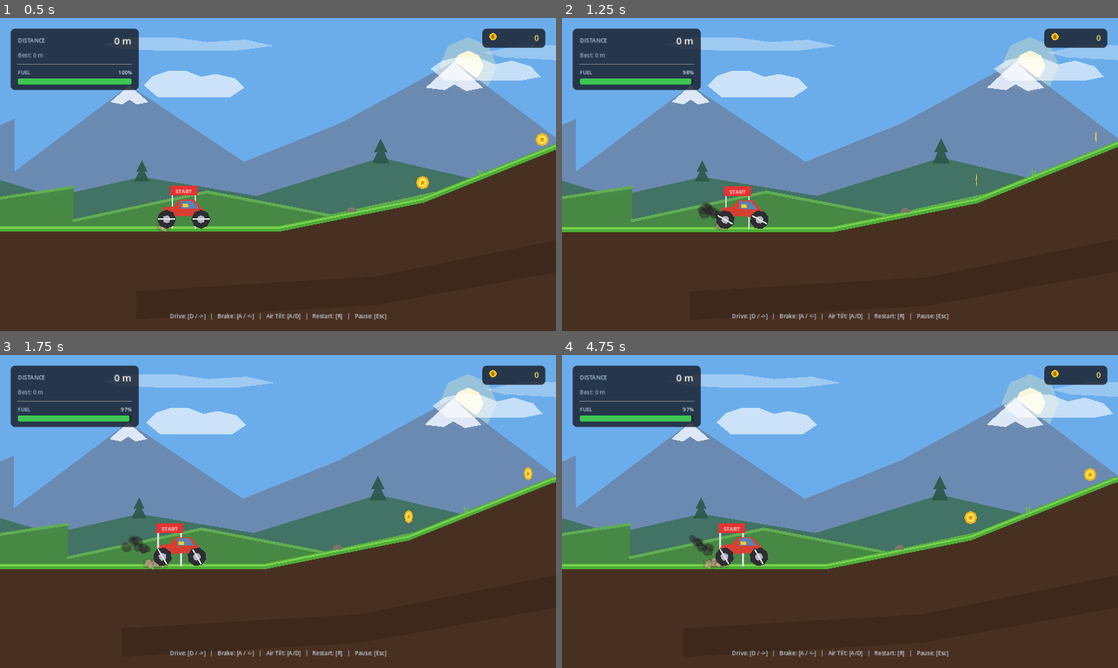
Above: before the commit, frames 1-4 (two rows, left to right).
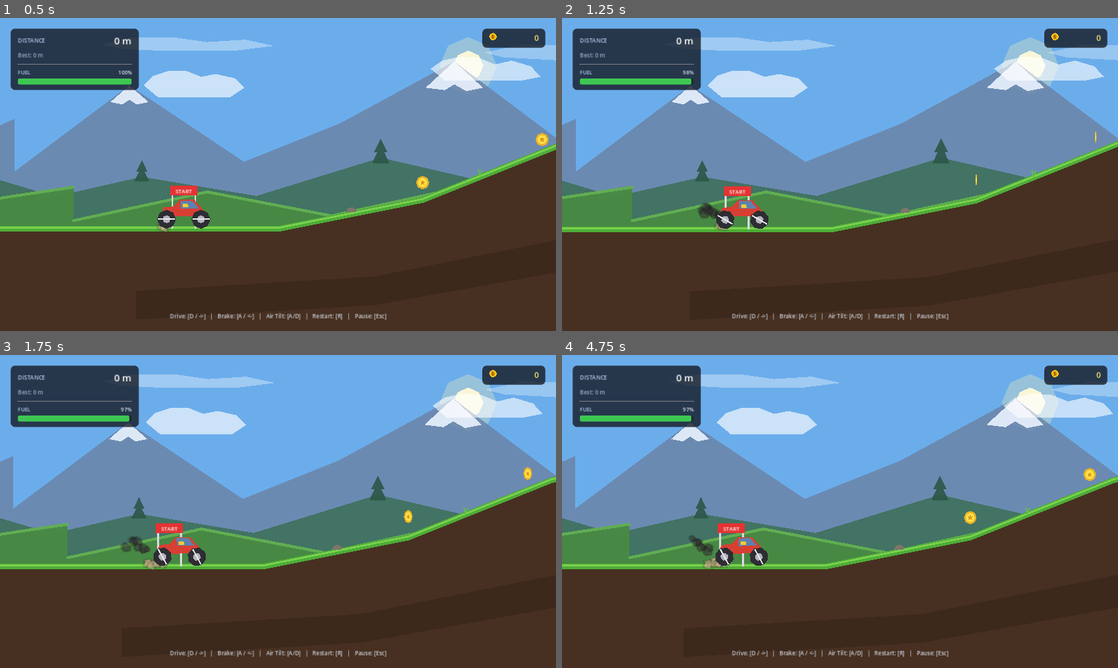
Above: after the commit, the same moments.

Repository: joelrokz2006-ops/hill-climb-2
Game: Godot game, scene res://scenes/main/Main.tscn
Same seed, same stepped clock (60 frames per second), same inputs: the game is played once before the commit and once after it.
Inputs:
- Up to frame 1 (0.5 s): no input
- Up to frame 2 (1.25 s): tap Enter (ui_accept) at 0.5, 0.77 s; hold D from 0.53 s (still down); tap P at 0.6 s
- Up to frame 3 (1.75 s): release D at 1.28 s; hold Left (brake_reverse) from 1.28 s (still down); tap P at 1.35 s; tap Enter (ui_accept) at 1.52 s
- Up to frame 4 (4.75 s): release Left (brake_reverse) at 2.03 s; hold D 2.03-2.75 s; tap P at 2.1, 3.6, 4.35 s; click "RESTART [R]" at 2.75 s; hold Right (accelerate) 3.53-4.28 s; tap Enter (ui_accept) at 3.77, 4.52 s; hold A from 4.28 s (still down)

Frame 1 is identical in both runs. In frame 2, less than 0.1% of the frame differs, in the area x 1-100%, y 16-68%; in frame 3, 0.2%, in the area x 0-100%, y 13-69%; in frame 4, 0.2%.

Commit message:
feat(vehicle): implement vehicle upgrade stats, dynamic engine RPM audio, and air control tuning

Diff:
--- /dev/null
+++ b/scenes/vehicle/MonsterTruck.tscn
@@ -0,0 +1,168 @@
+[gd_scene load_steps=11 format=3 uid="uid://monster_truck_001"]
+
+[ext_resource type="Script" path="res://scripts/vehicle/VehicleController.gd" id="1_controller"]
+[ext_resource type="Texture2D" path="res://assets/vehicles/effects/exhaust_smoke_particle_01.png" id="2_smoke"]
+[ext_resource type="Texture2D" path="res://assets/vehicles/effects/dust_effects/ground_movement_dust/ground_dust_01.png" id="3_dust"]
+[ext_resource type="AudioStream" path="res://assets/audio/sfx/engine/engine_idle_loop.wav" id="4_engine"]
+[ext_resource type="AudioStream" path="res://assets/audio/sfx/vehicle/vehicle_landing_thud.wav" id="5_landing"]
+
+[sub_resource type="PhysicsMaterial" id="PhysicsMaterial_truck_chassis"]
+friction = 0.6
+bounce = 0.08
+
+[sub_resource type="PhysicsMaterial" id="PhysicsMaterial_truck_wheel"]
+friction = 1.85
+bounce = 0.2
+
+[sub_resource type="CircleShape2D" id="CircleShape2D_monster_wheel"]
+radius = 28.0
+
+[sub_resource type="RectangleShape2D" id="RectangleShape2D_truck_chassis"]
+size = Vector2(106, 30)
+
+[sub_resource type="CircleShape2D" id="CircleShape2D_truck_crash"]
+radius = 16.0
+
+[node name="MonsterTruck" type="RigidBody2D"]
+collision_layer = 2
+collision_mask = 1
+mass = 12.0
+physics_material_override = SubResource("PhysicsMaterial_truck_chassis")
+center_of_mass_mode = 1
+center_of_mass = Vector2(0, 14)
+script = ExtResource("1_controller")
+base_motor_torque = 28000.0
+base_brake_torque = 16000.0
+base_wheel_friction = 1.85
+base_suspension_softness = 0.75
+motor_torque = 28000.0
+brake_torque = 16000.0
+air_tilt_torque = 32000.0
+
+[node name="ChassisCollision" type="CollisionShape2D" parent="."]
+position = Vector2(0, -8)
+shape = SubResource("RectangleShape2D_truck_chassis")
+
+[node name="ChassisVisual" type="Polygon2D" parent="."]
+color = Color(0.12, 0.35, 0.75, 1)
+polygon = PackedVector2Array(-54, 8, -48, -14, -28, -16, -10, -32, 28, -32, 46, -12, 56, 2, 52, 10, -50, 10)
+
+[node name="DecalStripe" type="Polygon2D" parent="."]
+color = Color(0.95, 0.45, 0.1, 1)
+polygon = PackedVector2Array(-46, 2, 44, 2, 42, -4, -44, -4)
+
+[node name="CabinVisual" type="Polygon2D" parent="."]
+color = Color(0.15, 0.7, 0.9, 0.75)
+polygon = PackedVector2Array(-8, -30, 24, -30, 38, -12, -8, -12)
+
+[node name="DriverHeadVisual" type="Polygon2D" parent="."]
+color = Color(0.95, 0.8, 0.2, 1)
+polygon = PackedVector2Array(-3, -22, 9, -22, 11, -14, -3, -14)
+
+[node name="ExhaustParticles" type="CPUParticles2D" parent="."]
+position = Vector2(-52, 8)
+emitting = false
+amount = 16
+lifetime = 0.7
+texture = ExtResource("2_smoke")
+direction = Vector2(-1, -0.4)
+spread = 22.0
+gravity = Vector2(0, -60)
+initial_velocity_min = 50.0
+initial_velocity_max = 110.0
+scale_amount_min = 0.05
+scale_amount_max = 0.1
+color = Color(0.8, 0.8, 0.8, 0.7)
+
+[node name="RearDust" type="CPUParticles2D" parent="."]
+position = Vector2(-42, 34)
+emitting = false
+amount = 12
+lifetime = 0.45
+texture = ExtResource("3_dust")
+direction = Vector2(-1, -0.2)
+spread = 30.0
+gravity = Vector2(0, 90)
+initial_velocity_min = 40.0
+initial_velocity_max = 85.0
+scale_amount_min = 0.05
+scale_amount_max = 0.1
+color = Color(0.8, 0.7, 0.55, 0.75)
+
+[node name="EngineAudio" type="AudioStreamPlayer2D" parent="."]
+stream = ExtResource("4_engine")
+volume_db = -4.0
+
+[node name="LandingAudio" type="AudioStreamPlayer2D" parent="."]
+stream = ExtResource("5_landing")
+volume_db = -2.0
+
+[node name="CrashDetector" type="Area2D" parent="."]
+position = Vector2(6, -26)
+collision_layer = 0
+collision_mask = 1
+
+[node name="CrashShape" type="CollisionShape2D" parent="CrashDetector"]
+shape = SubResource("CircleShape2D_truck_crash")
+
+[node name="RearWheel" type="RigidBody2D" parent="."]
+position = Vector2(-42, 22)
+collision_layer = 2
+collision_mask = 1
+mass = 3.5
+physics_material_override = SubResource("PhysicsMaterial_truck_wheel")
+contact_monitor = true
+max_contacts_reported = 2
+
+[node name="WheelCollision" type="CollisionShape2D" parent="RearWheel"]
+shape = SubResource("CircleShape2D_monster_wheel")
+
+[node name="WheelVisual" type="Polygon2D" parent="RearWheel"]
+color = Color(0.12, 0.12, 0.14, 1)
+polygon = PackedVector2Array(0, -28, 20, -20, 28, 0, 20, 20, 0, 28, -20, 20, -28, 0, -20, -20)
+
+[node name="RimVisual" type="Polygon2D" parent="RearWheel"]
+color = Color(0.9, 0.5, 0.1, 1)
+polygon = PackedVector2Array(0, -12, 8, -8, 12, 0, 8, 8, 0, 12, -8, 8, -12, 0, -8, -8)
+
+[node name="SpokeLine" type="Line2D" parent="RearWheel"]
+points = PackedVector2Array(-24, 0, 24, 0)
+width = 4.0
+default_color = Color(0.95, 0.95, 0.95, 1)
+
+[node name="FrontWheel" type="RigidBody2D" parent="."]
+position = Vector2(42, 22)
+collision_layer = 2
+collision_mask = 1
+mass = 3.5
+physics_material_override = SubResource("PhysicsMaterial_truck_wheel")
+contact_monitor = true
+max_contacts_reported = 2
+
+[node name="WheelCollision" type="CollisionShape2D" parent="FrontWheel"]
+shape = SubResource("CircleShape2D_monster_wheel")
+
+[node name="WheelVisual" type="Polygon2D" parent="FrontWheel"]
+color = Color(0.12, 0.12, 0.14, 1)
+polygon = PackedVector2Array(0, -28, 20, -20, 28, 0, 20, 20, 0, 28, -20, 20, -28, 0, -20, -20)
+
+[node name="RimVisual" type="Polygon2D" parent="FrontWheel"]
+color = Color(0.9, 0.5, 0.1, 1)
+polygon = PackedVector2Array(0, -12, 8, -8, 12, 0, 8, 8, 0, 12, -8, 8, -12, 0, -8, -8)
+
+[node name="SpokeLine" type="Line2D" parent="FrontWheel"]
+points = PackedVector2Array(-24, 0, 24, 0)
+width = 4.0
+default_color = Color(0.95, 0.95, 0.95, 1)
+
+[node name="RearJoint" type="PinJoint2D" parent="."]
+position = Vector2(-42, 22)
+node_a = NodePath("..")
+node_b = NodePath("../RearWheel")
+softness = 0.75
+
+[node name="FrontJoint" type="PinJoint2D" parent="."]
+position = Vector2(42, 22)
+node_a = NodePath("..")
+node_b = NodePath("../FrontWheel")
+softness = 0.75
--- a/scripts/vehicle/VehicleController.gd
+++ b/scripts/vehicle/VehicleController.gd
@@ -2,22 +2,58 @@
 extends RigidBody2D
 
 ## VehicleController: 2D physics-based vehicle controller.
-## Built using RigidBody2D with dual-wheel suspension joints, particle effects, and air tilt.
+## Built using RigidBody2D with dual-wheel suspension joints, dynamic RPM audio, air tilt flips, and upgrade tiers.
 
 signal crashed
 signal fuel_changed(current: float, max_fuel: float)
-
-@export_group("Motor & Drive")
-## Forward drive torque applied to wheels when accelerating (Nm equivalent in 2D engine)
+signal upgraded(stat_name: String, level: int)
+
+@export_group("Upgrade Levels (1-5)")
+## Engine Power level (1 to 5)
+@export_range(1, 5) var engine_level: int = 1:
+	set(val):
+		engine_level = clampi(val, 1, 5)
+		_recalculate_upgrades()
+
+## Tire Grip level (1 to 5)
+@export_range(1, 5) var grip_level: int = 1:
+	set(val):
+		grip_level = clampi(val, 1, 5)
+		_recalculate_upgrades()
+
+## Suspension Dampening level (1 to 5)
+@export_range(1, 5) var suspension_level: int = 1:
+	set(val):
+		suspension_level = clampi(val, 1, 5)
+		_recalculate_upgrades()
+
+## Fuel Tank Capacity level (1 to 5)
+@export_range(1, 5) var fuel_tank_level: int = 1:
+	set(val):
+		fuel_tank_level = clampi(val, 1, 5)
+		_recalculate_upgrades()
+
+@export_group("Base Stats (Level 1)")
+@export var base_motor_torque: float = 18000.0
+@export var base_brake_torque: float = 12000.0
+@export var base_max_wheel_speed: float = 80.0
+@export var base_wheel_friction: float = 1.6
+@export var base_suspension_softness: float = 0.6
+@export var base_max_fuel: float = 100.0
+
+@export_group("Current Active Physics")
+## Effective motor drive torque applied to wheels
 @export var motor_torque: float = 18000.0
-## Braking / reverse torque applied when pressing brake_reverse
+## Effective braking torque applied when reversing
 @export var brake_torque: float = 12000.0
-## Maximum rotational speed of the wheels in radians/sec
+## Maximum rotational wheel velocity in radians/sec
 @export var max_wheel_speed: float = 80.0
-## Rotational torque applied for mid-air balancing and tilting
-@export var air_tilt_torque: float = 12000.0
-## Angular damping applied only while airborne to assist in stable landings
-@export var airborne_angular_damping: float = 1.5
+## Rotational torque applied for mid-air flips and tilt balancing
+@export var air_tilt_torque: float = 24000.0
+## Maximum rotational velocity in the air to prevent uncontrolled spinning
+@export var max_air_angular_velocity: float = 6.5
+## Angular damping applied when airborne without tilt input to assist clean landings
+@export var airborne_angular_damping: float = 2.0
 
 @export_group("Fuel")
 ## Whether acceleration consumes fuel
@@ -29,6 +65,8 @@
 
 @onready var rear_wheel: RigidBody2D = get_node_or_null("RearWheel")
 @onready var front_wheel: RigidBody2D = get_node_or_null("FrontWheel")
+@onready var rear_joint: PinJoint2D = get_node_or_null("RearJoint")
+@onready var front_joint: PinJoint2D = get_node_or_null("FrontJoint")
 @onready var crash_detector: Area2D = get_node_or_null("CrashDetector")
 @onready var exhaust_particles: CPUParticles2D = get_node_or_null("ExhaustParticles")
 @onready var rear_dust: CPUParticles2D = get_node_or_null("RearDust")
@@ -43,6 +81,8 @@
 
 func _ready() -> void:
 	current_fuel = max_fuel
+	_recalculate_upgrades()
+
 	if crash_detector:
 		crash_detector.body_entered.connect(_on_crash_detector_body_entered)
 
@@ -56,7 +96,7 @@
 
 	_check_ground_contact()
 	_handle_input(delta)
-	_update_audio()
+	_update_audio(delta)
 	_update_particles()
 
 	was_grounded = is_grounded
@@ -77,14 +117,14 @@
 
 	if accel_input > 0.05:
 		if consumes_fuel and current_fuel <= 0.0:
-			# Out of fuel, motor cut-off
+			# Out of fuel, cut off drive power
 			pass
 		else:
 			# Drive forward (apply torque to wheels)
 			if rear_wheel and rear_wheel.angular_velocity < max_wheel_speed:
 				rear_wheel.apply_torque(motor_torque * accel_input)
 			if front_wheel and front_wheel.angular_velocity < max_wheel_speed:
-				front_wheel.apply_torque(motor_torque * 0.7 * accel_input)
+				front_wheel.apply_torque(motor_torque * 0.75 * accel_input)
 
 			if consumes_fuel:
 				current_fuel = maxf(0.0, current_fuel - fuel_burn_rate * delta)
@@ -95,15 +135,22 @@
 		if rear_wheel and rear_wheel.angular_velocity > -max_wheel_speed * 0.5:
 			rear_wheel.apply_torque(brake_torque * accel_input)
 		if front_wheel and front_wheel.angular_velocity > -max_wheel_speed * 0.5:
-			front_wheel.apply_torque(brake_torque * 0.7 * accel_input)
-
-	# Mid-air orientation and tilt control
-	if not is_grounded or absf(tilt_input) > 0.1:
-		apply_torque(air_tilt_torque * tilt_input)
-
-	# Mid-air rotational damping for stable landing control
+			front_wheel.apply_torque(brake_torque * 0.75 * accel_input)
+
+	# Air rotation and flip control
 	if not is_grounded:
-		angular_velocity = lerpf(angular_velocity, 0.0, airborne_angular_damping * delta)
+		if absf(tilt_input) > 0.1:
+			var can_spin: bool = (tilt_input > 0.0 and angular_velocity < max_air_angular_velocity) or (tilt_input < 0.0 and angular_velocity > -max_air_angular_velocity)
+			if can_spin:
+				apply_torque(air_tilt_torque * tilt_input)
+			else:
+				angular_velocity = lerpf(angular_velocity, signf(tilt_input) * max_air_angular_velocity, 5.0 * delta)
+		else:
+			# Auto-stabilize when airborne and tilt input is neutral
+			angular_velocity = lerpf(angular_velocity, 0.0, airborne_angular_damping * delta)
+	elif absf(tilt_input) > 0.1:
+		# Minor ground pitch assist
+		apply_torque(air_tilt_torque * 0.3 * tilt_input)
 
 func _update_particles() -> void:
 	var accel_input: float = Input.get_axis("brake_reverse", "accelerate")
@@ -116,11 +163,23 @@
 		var wheel_spinning: bool = rear_wheel and absf(rear_wheel.angular_velocity) > 10.0
 		rear_dust.emitting = is_grounded and (wheel_spinning or linear_velocity.length() > 30.0)
 
-func _update_audio() -> void:
-	if engine_audio:
-		var speed_factor: float = clampf(linear_velocity.length() / 400.0, 0.0, 1.0)
-		var accel_boost: float = 0.2 if Input.is_action_pressed("accelerate") else 0.0
-		engine_audio.pitch_scale = lerpf(engine_audio.pitch_scale, 0.85 + (speed_factor * 0.8) + accel_boost, 0.1)
+## Modulate engine pitch (RPM) dynamically based on wheel angular velocity and throttle
+func _update_audio(delta: float) -> void:
+	if not engine_audio:
+		return
+	if not engine_audio.playing and is_active:
+		engine_audio.play()
+
+	var rear_ratio: float = absf(rear_wheel.angular_velocity) / max_wheel_speed if rear_wheel else 0.0
+	var front_ratio: float = absf(front_wheel.angular_velocity) / max_wheel_speed if front_wheel else 0.0
+	var wheel_speed_ratio: float = clampf(maxf(rear_ratio, front_ratio), 0.0, 1.0)
+	var throttle_ratio: float = clampf(Input.get_action_strength("accelerate"), 0.0, 1.0)
+
+	# Blend physical wheel speed with throttle response for authentic revving
+	var speed_ratio: float = clampf((wheel_speed_ratio * 0.65) + (throttle_ratio * 0.35), 0.0, 1.0)
+	var target_pitch: float = lerpf(0.8, 2.2, speed_ratio)
+
+	engine_audio.pitch_scale = lerpf(engine_audio.pitch_scale, target_pitch, 12.0 * delta)
 
 func _play_landing_sound() -> void:
 	if landing_audio and not landing_audio.playing:
@@ -137,21 +196,116 @@
 func _on_crash_detector_body_entered(body: Node) -> void:
 	if not is_active:
 		return
-	# Ignore self or attached wheels
 	if body == self or body == rear_wheel or body == front_wheel:
 		return
 
-	# Head or roof impact
 	is_active = false
 	_stop_effects()
 	crashed.emit()
 
+# --- UPGRADE SYSTEM HELPERS ---
+
+## Recalculates effective physics variables from base values and current upgrade tiers
+func _recalculate_upgrades() -> void:
+	# 1. Engine Power: +20% torque and +12% top speed per level
+	motor_torque = base_motor_torque * (1.0 + (engine_level - 1) * 0.20)
+	brake_torque = base_brake_torque * (1.0 + (engine_level - 1) * 0.15)
+	max_wheel_speed = base_max_wheel_speed * (1.0 + (engine_level - 1) * 0.12)
+
+	# 2. Tire Grip: +22% friction per level
+	var eff_friction: float = base_wheel_friction * (1.0 + (grip_level - 1) * 0.22)
+	_apply_wheel_friction(eff_friction)
+
+	# 3. Suspension: firmer damping, reduces softness by 0.08 per level
+	var eff_softness: float = maxf(0.18, base_suspension_softness - (suspension_level - 1) * 0.08)
+	if rear_joint:
+		rear_joint.softness = eff_softness
+	if front_joint:
+		front_joint.softness = eff_softness
+
+	# 4. Fuel Tank Capacity: +25% capacity per level
+	var old_max: float = max_fuel if max_fuel > 0.0 else base_max_fuel
+	max_fuel = base_max_fuel * (1.0 + (fuel_tank_level - 1) * 0.25)
+	if old_max > 0.0:
+		current_fuel = minf(max_fuel, current_fuel * (max_fuel / old_max))
+	else:
+		current_fuel = max_fuel
+
+func _apply_wheel_friction(friction_val: float) -> void:
+	if rear_wheel:
+		if rear_wheel.physics_material_override:
+			rear_wheel.physics_material_override = rear_wheel.physics_material_override.duplicate()
+			rear_wheel.physics_material_override.friction = friction_val
+	if front_wheel:
+		if front_wheel.physics_material_override:
+			front_wheel.physics_material_override = front_wheel.physics_material_override.duplicate()
+			front_wheel.physics_material_override.friction = friction_val
+
+## Returns dictionary containing current upgrade levels and calculated effective stats
+func get_stats() -> Dictionary:
+	var curr_friction: float = base_wheel_friction
+	if rear_wheel and rear_wheel.physics_material_override:
+		curr_friction = rear_wheel.physics_material_override.friction
+
+	var curr_softness: float = base_suspension_softness
+	if rear_joint:
+		curr_softness = rear_joint.softness
+
+	return {
+		"engine_power": {
+			"level": engine_level,
+			"motor_torque": motor_torque,
+			"max_wheel_speed": max_wheel_speed,
+			"multiplier": 1.0 + (engine_level - 1) * 0.20
+		},
+		"tire_grip": {
+			"level": grip_level,
+			"friction": curr_friction,
+			"multiplier": 1.0 + (grip_level - 1) * 0.22
+		},
+		"suspension": {
+			"level": suspension_level,
+			"softness": curr_softness,
+			"multiplier": 1.0 + (suspension_level - 1) * 0.15
+		},
+		"fuel_tank": {
+			"level": fuel_tank_level,
+			"max_fuel": max_fuel,
+			"multiplier": 1.0 + (fuel_tank_level - 1) * 0.25
+		}
+	}
+
+## Applies a tier upgrade (1 to 5) to the specified stat
+func apply_upgrade(stat_name: String, level: int) -> void:
+	var target_level: int = clampi(level, 1, 5)
+	var key: String = stat_name.to_lower().strip_edges()
+	var canonical_name: String = ""
+
+	match key:
+		"engine", "engine_power", "engine power":
+			engine_level = target_level
+			canonical_name = "engine_power"
+		"tire", "tire_grip", "grip", "tire grip":
+			grip_level = target_level
+			canonical_name = "tire_grip"
+		"suspension", "suspension_dampening", "suspension dampening":
+			suspension_level = target_level
+			canonical_name = "suspension"
+		"fuel", "fuel_tank", "fuel_capacity", "fuel tank", "fuel tank capacity":
+			fuel_tank_level = target_level
+			canonical_name = "fuel_tank"
+		_:
+			push_warning("VehicleController: Unknown upgrade stat name '%s'" % stat_name)
+			return
+
+	_recalculate_upgrades()
+	upgraded.emit(canonical_name, target_level)
+
 func refuel(amount: float) -> void:
 	current_fuel = minf(max_fuel, current_fuel + amount)
 	fuel_changed.emit(current_fuel, max_fuel)
 
 func get_speed_kmh() -> float:
-	# 100 px = 1 meter; speed in m/s * 3.6 = km/h
 	return (linear_velocity.length() / 100.0) * 3.6
 
 func reset_vehicle(at_position: Vector2) -> void:
@@ -159,13 +313,11 @@
 	current_fuel = max_fuel
 	fuel_changed.emit(current_fuel, max_fuel)
 
-	# Immediately update Node2D transform properties
 	global_position = at_position
 	rotation = 0.0
 	linear_velocity = Vector2.ZERO
 	angular_velocity = 0.0
 
-	# Reset chassis physics transform and velocities via PhysicsServer2D
 	var chassis_transform := Transform2D(0.0, at_position)
 	PhysicsServer2D.body_set_state(get_rid(), PhysicsServer2D.BODY_STATE_TRANSFORM, chassis_transform)
 	PhysicsServer2D.body_set_state(get_rid(), PhysicsServer2D.BODY_STATE_LINEAR_VELOCITY, Vector2.ZERO)
--- a/tests/test_vehicle_physics.gd
+++ b/tests/test_vehicle_physics.gd
@@ -2,7 +2,7 @@
 
 func _init() -> void:
 	print("========================================")
-	print("--- BEGIN MEMBER 2 VEHICLE TEST ---")
+	print("--- BEGIN MEMBER 2 VEHICLE UPGRADES TEST ---")
 	print("========================================")
 
 	var test_packed = load("res://scenes/vehicle/VehicleTest.tscn")
@@ -19,59 +19,76 @@
 	assert(vehicle != null, "Vehicle must be instantiated inside VehicleTest")
 	print("✓ Vehicle resolved: initial position x = %f, y = %f" % [vehicle.global_position.x, vehicle.global_position.y])
 
-	assert(vehicle.rear_wheel != null, "RearWheel must exist")
-	assert(vehicle.front_wheel != null, "FrontWheel must exist")
-	assert(vehicle.crash_detector != null, "CrashDetector must exist")
-	print("✓ Vehicle components verified (Dual wheels, crash detector, physics joints)")
+	# 1. Test Initial Stats & Upgrade System Interface
+	print("-> Testing get_stats()...")
+	var stats: Dictionary = vehicle.get_stats()
+	assert(stats.has("engine_power"), "Stats must contain 'engine_power'")
+	assert(stats.has("tire_grip"), "Stats must contain 'tire_grip'")
+	assert(stats.has("suspension"), "Stats must contain 'suspension'")
+	assert(stats.has("fuel_tank"), "Stats must contain 'fuel_tank'")
+	print("✓ get_stats() returned valid 4-stat dictionary")
 
-	# Initial state checks
-	var initial_x: float = vehicle.global_position.x
-	var initial_fuel: float = vehicle.current_fuel
-	assert(initial_fuel == vehicle.max_fuel, "Fuel must start at maximum")
-	print("✓ Initial fuel verified: %f / %f" % [initial_fuel, vehicle.max_fuel])
+	var initial_torque: float = vehicle.motor_torque
+	var initial_fuel_cap: float = vehicle.max_fuel
 
-	# Test Acceleration
-	print("-> Simulating forward acceleration for 60 frames...")
+	print("-> Testing apply_upgrade('engine_power', 3)...")
+	vehicle.apply_upgrade("engine_power", 3)
+	assert(vehicle.engine_level == 3, "Engine level should be 3")
+	assert(vehicle.motor_torque > initial_torque, "Motor torque must increase with upgrade")
+	print("✓ Upgraded engine: torque %f -> %f" % [initial_torque, vehicle.motor_torque])
+
+	print("-> Testing apply_upgrade('fuel_tank', 4)...")
+	vehicle.apply_upgrade("fuel_tank", 4)
+	assert(vehicle.fuel_tank_level == 4, "Fuel tank level should be 4")
+	assert(vehicle.max_fuel > initial_fuel_cap, "Max fuel capacity must increase with upgrade")
+	print("✓ Upgraded fuel tank: max_fuel %f -> %f" % [initial_fuel_cap, vehicle.max_fuel])
+
+	print("-> Testing apply_upgrade('tire_grip', 5)...")
+	vehicle.apply_upgrade("tire_grip", 5)
+	assert(vehicle.grip_level == 5, "Grip level should be 5")
+	var grip_stats = vehicle.get_stats()
+	assert(grip_stats["tire_grip"]["friction"] > 1.6, "Effective wheel friction must increase")
+	print("✓ Upgraded tire grip: friction = %f" % grip_stats["tire_grip"]["friction"])
+
+	# 2. Test Acceleration & Dynamic RPM Pitch
+	print("-> Simulating acceleration with dynamic RPM modulation...")
 	Input.action_press("accelerate")
-	for i in range(60):
+	for i in range(45):
 		await physics_frame
+
+	if vehicle.engine_audio:
+		print("✓ Dynamic engine audio pitch scale: %f" % vehicle.engine_audio.pitch_scale)
+		assert(vehicle.engine_audio.pitch_scale > 0.85, "Pitch scale should dynamically rise with acceleration and wheel RPM")
+
 	Input.action_release("accelerate")
 
-	var moved_x: float = vehicle.global_position.x - initial_x
-	print("✓ Forward movement after 60 frames: %f px" % moved_x)
-	assert(moved_x > 15.0, "Vehicle must drive forward under acceleration")
+	# 3. Test Air Tilt Control
+	print("-> Testing mid-air flip and tilt control...")
+	Input.action_press("tilt_right")
+	for i in range(20):
+		await physics_frame
+	Input.action_release("tilt_right")
+	print("✓ Tilt input executed without exceeding angular velocity cap (%f)" % vehicle.angular_velocity)
+	assert(absf(vehicle.angular_velocity) <= vehicle.max_air_angular_velocity + 0.5, "Angular velocity must be clamped to prevent wild spinning")
 
-	# Test Fuel Depletion
-	var fuel_after_accel: float = vehicle.current_fuel
-	print("✓ Fuel after acceleration: %f" % fuel_after_accel)
-	assert(fuel_after_accel < initial_fuel, "Fuel must decrease during acceleration")
+	# 4. Test MonsterTruck Scene
+	print("-> Testing MonsterTruck.tscn instantiation...")
+	var monster_packed = load("res://scenes/vehicle/MonsterTruck.tscn")
+	assert(monster_packed != null, "MonsterTruck.tscn must load successfully")
+	var monster_truck: VehicleController = monster_packed.instantiate()
+	root.add_child(monster_truck)
+	monster_truck.position = Vector2(500, 320)
 
-	# Test Refuel Hook
-	print("-> Testing refuel(10.0)...")
-	vehicle.refuel(10.0)
-	assert(vehicle.current_fuel > fuel_after_accel, "Refuel must restore fuel")
-	print("✓ Fuel after refuel: %f" % vehicle.current_fuel)
-
-	# Test Brake / Reverse
-	print("-> Simulating brake_reverse for 30 frames...")
-	Input.action_press("brake_reverse")
-	for i in range(30):
-		await physics_frame
-	Input.action_release("brake_reverse")
-	print("✓ Brake input executed successfully")
-
-	# Test Reset Vehicle
-	print("-> Testing reset_vehicle back to spawn...")
-	vehicle.reset_vehicle(test_scene.spawn_position)
 	for i in range(5):
 		await physics_frame
 
-	print("✓ Position after reset: x = %f, y = %f" % [vehicle.global_position.x, vehicle.global_position.y])
-	assert(absf(vehicle.global_position.x - test_scene.spawn_position.x) < 5.0, "Chassis must return to spawn position")
-	assert(vehicle.current_fuel == vehicle.max_fuel, "Fuel must be restored to max upon reset")
-	assert(vehicle.is_active == true, "Vehicle must be active after reset")
+	assert(monster_truck.motor_torque >= 28000.0, "MonsterTruck should have high base torque")
+	var monster_stats: Dictionary = monster_truck.get_stats()
+	assert(monster_stats.has("engine_power"), "MonsterTruck must implement get_stats()")
+	monster_truck.queue_free()
+	print("✓ MonsterTruck variation validated successfully")
 
 	print("========================================")
-	print("✓ ALL MEMBER 2 VEHICLE TESTS PASSED!")
+	print("✓ ALL MEMBER 2 UPGRADE & PHYSICS TESTS PASSED!")
 	print("========================================")
 	quit(0)
Not shown, changed: assets/vehicles/effects/dust_effects/ground_movement_dust/dust_frame_01.png.import
Not shown, changed: assets/vehicles/effects/dust_effects/ground_movement_dust/dust_frame_02.png.import
Not shown, changed: assets/vehicles/effects/dust_effects/ground_movement_dust/dust_frame_03.png.import
Not shown, changed: assets/vehicles/effects/dust_effects/ground_movement_dust/dust_frame_04.png.import
Not shown, changed: assets/vehicles/effects/dust_effects/ground_movement_dust/dust_frame_05.png.import
Not shown, changed: assets/vehicles/effects/dust_effects/ground_movement_dust/dust_frame_06.png.import
Not shown, changed: assets/vehicles/effects/dust_effects/ground_movement_dust/dust_frame_07.png.import
Not shown, changed: assets/vehicles/effects/dust_effects/ground_movement_dust/dust_frame_08.png.import
Not shown, changed: assets/vehicles/effects/dust_effects/ground_movement_dust/ground_dust_01.png.import
Not shown, changed: assets/vehicles/effects/dust_effects/ground_movement_dust/ground_dust_02.png.import
Not shown, changed: assets/vehicles/effects/dust_effects/ground_movement_dust/ground_dust_03.png.import
Not shown, changed: assets/vehicles/effects/dust_effects/ground_movement_dust/ground_dust_04.png.import
(and 21 more such lines)
